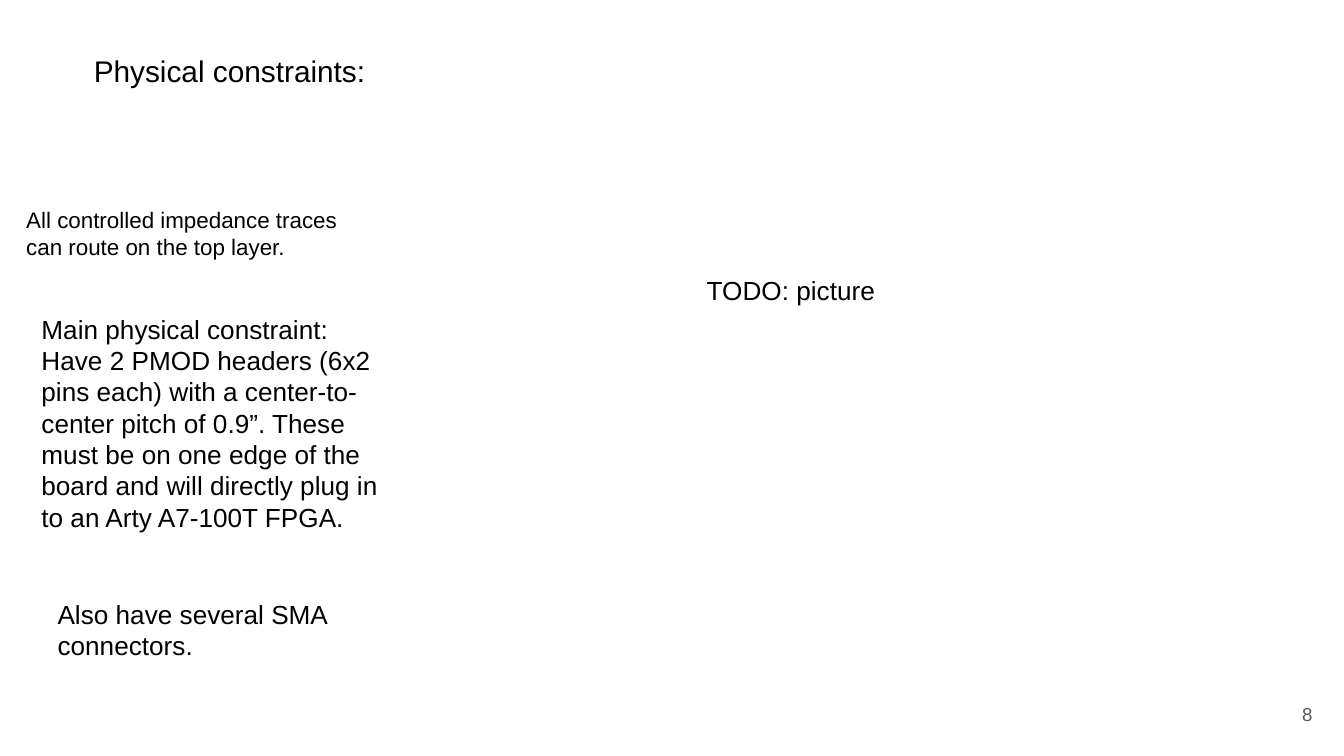
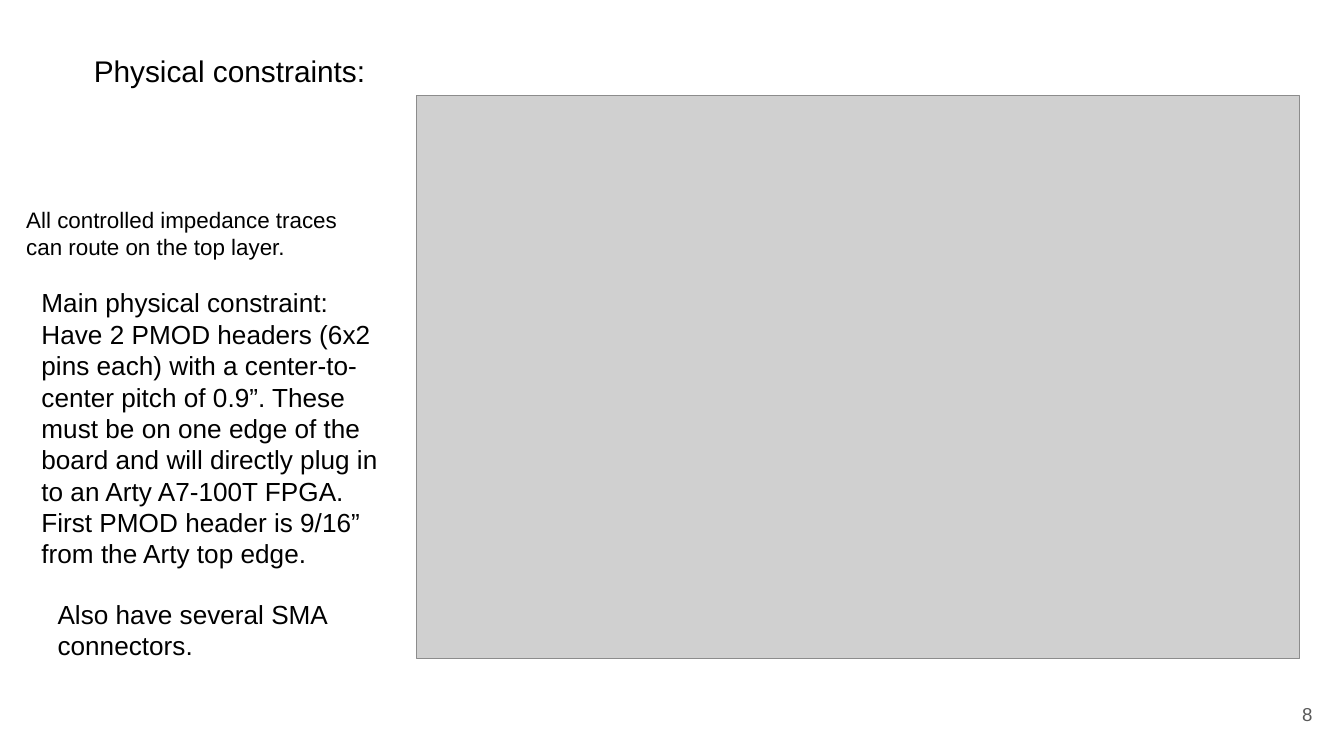
Before and after one commit to rahulk29/stac-pcb, a slide deck: slide 8 of Files_for_TestPlan_BoardPhysicalPlan/Board_Physical_Plan_stac_pcb.pptx. Drawn at 1344x756 pixels with LibreOffice and Linux fonts; fonts in the diff are those of the drawing; grey boxes stand for pictures. Boxes give left, top, right and bottom in pixels: in the first picture for what was removed or moved away, otherwise in the second. Text is boxed around its words. In the diff, an @@ line names an element or a change of style, - is before the commit and + after.

Commit message:
updates to schematic, layout & Board Physical Plan

```diff
--- a/Files_for_TestPlan_BoardPhysicalPlan/Board_Physical_Plan_stac_pcb.pptx
+++ b/Files_for_TestPlan_BoardPhysicalPlan/Board_Physical_Plan_stac_pcb.pptx
@@ picture added at (417, 95, 1300, 659) @@
@@ text at (41, 293, 377, 569): text changed @@
-Main physical constraint: Have 2 PMOD headers (6x2 pins each) with a center-to-center pitch of 0.9”. These must be on one edge of the board and will directly plug in to an Arty A7-100T FPGA.
+Main physical constraint: Have 2 PMOD headers (6x2 pins each) with a center-to-center pitch of 0.9”. These must be on one edge of the board and will directly plug in to an Arty A7-100T FPGA. First PMOD header is 9/16” from the Arty top edge.
@@ text removed at (707, 281, 874, 306) @@
-TODO: picture
```
Also in this commit, not shown: 1 other slide changed, 3 other files.
